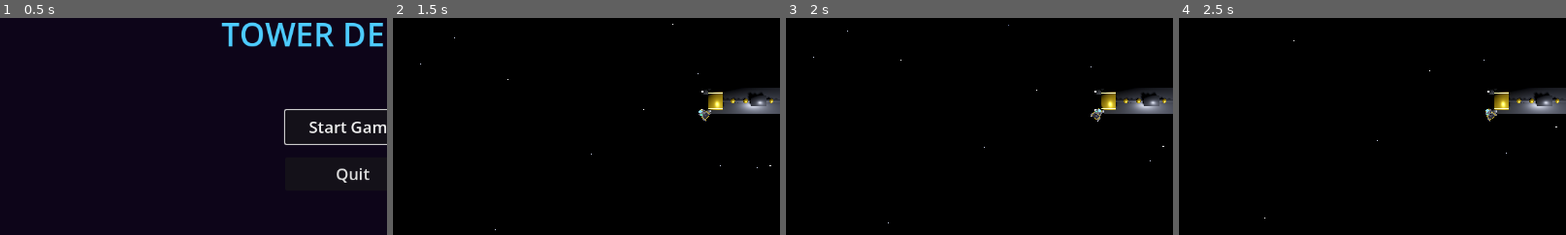
Above: before the commit, frames 1-4 (left to right).
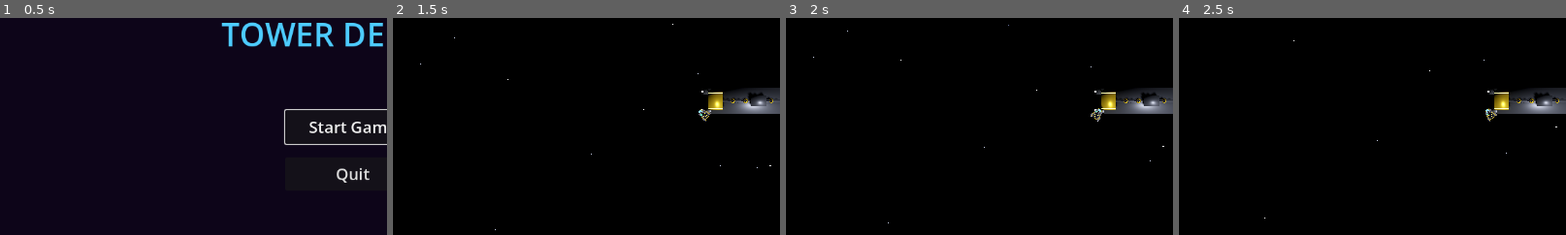
Above: after the commit, the same moments.

Repository: rgjhawkins/towerdefence
Game: Godot game, scene res://main_menu.tscn
The game is run twice, just before and just after one commit, with the same random seed, the same clock (stepped at 60 frames per second) and the same inputs.
Inputs:
- Up to frame 1 (0.5 s): no input
- Up to frame 2 (1.5 s): click "Start Game" at 0.5 s; hold D from 1.28 s (still down)
- Up to frame 3 (2 s): keep holding D
- Up to frame 4 (2.5 s): release D at 2.03 s; hold A from 2.03 s (still down)
The pictures show only the part of the screen within x 5-54%, y 31-81%; the shares and areas given below are measured in that part.

Frame 1 is identical in both runs. In frame 2, less than 0.1% of the frame differs, in the area x 79-98%, y 37-46%; in frame 3, less than 0.1%; in frame 4, less than 0.1%.

Commit message:
Improve machinegun turret appearance
- Base plate: radius 0.22-0.26 (was 0.10-0.13), height 0.08
- Accent glow ring (orange emission) on top of base
- Octagonal rotating gun housing that shows aiming direction
- Barrel jacket / outer sleeve at the breech end (radius 0.07-0.08)
- Main barrel: radius 0.044 (was 0.03), length 0.50 (was 0.25)
- Muzzle brake ring at barrel tip
- All hull parts use metallic PBR material

Co-Authored-By: Claude Sonnet 4.6 <noreply@anthropic.com>

Diff:
--- a/machinegun_turret.gd
+++ b/machinegun_turret.gd
@@ -9,7 +9,7 @@
 
 @export var target_range: float = 8.0
 const DAMAGE := 1.0
-const BARREL_LENGTH := 0.25
+const BARREL_LENGTH := 0.50
 const AIM_THRESHOLD := 5.0      # Degrees — must be this close to fire
 
 @export var rpm: float = 200.0          # Rounds per minute
@@ -160,37 +160,99 @@
 
 
 func _build_mesh() -> void:
-	# Squat base ring
-	var base_mat := StandardMaterial3D.new()
-	base_mat.albedo_color = Color(0.22, 0.22, 0.28)
-	var base_mesh := CylinderMesh.new()
-	base_mesh.top_radius = 0.10
-	base_mesh.bottom_radius = 0.13
-	base_mesh.height = 0.07
-	base_mesh.material = base_mat
-	var base_inst := MeshInstance3D.new()
-	base_inst.mesh = base_mesh
-	add_child(base_inst)
-
-	# Barrel pivot (rotates to aim)
+	var hull_mat := StandardMaterial3D.new()
+	hull_mat.albedo_color = Color(0.18, 0.18, 0.22)
+	hull_mat.metallic = 0.75
+	hull_mat.roughness = 0.40
+
+	var barrel_mat := StandardMaterial3D.new()
+	barrel_mat.albedo_color = Color(0.32, 0.32, 0.38)
+	barrel_mat.metallic = 0.90
+	barrel_mat.roughness = 0.20
+
+	var accent_mat := StandardMaterial3D.new()
+	accent_mat.albedo_color = Color(0.9, 0.5, 0.1, 1.0)
+	accent_mat.emission_enabled = true
+	accent_mat.emission = Color(1.0, 0.6, 0.1, 1.0)
+	accent_mat.emission_energy_multiplier = 2.5
+
+	# ── Static base ───────────────────────────────────────────────────────────
+
+	# Base plate — wide cone frustum
+	var base_m := CylinderMesh.new()
+	base_m.top_radius    = 0.22
+	base_m.bottom_radius = 0.26
+	base_m.height        = 0.08
+	base_m.material      = hull_mat
+	var base_i := MeshInstance3D.new()
+	base_i.mesh = base_m
+	add_child(base_i)
+
+	# Glowing accent ring on top edge of base
+	var ring_m := CylinderMesh.new()
+	ring_m.top_radius    = 0.19
+	ring_m.bottom_radius = 0.21
+	ring_m.height        = 0.03
+	ring_m.material      = accent_mat
+	var ring_i := MeshInstance3D.new()
+	ring_i.mesh       = ring_m
+	ring_i.position.y = 0.055
+	add_child(ring_i)
+
+	# ── Rotating barrel assembly ───────────────────────────────────────────────
+
 	_barrel = Node3D.new()
+	_barrel.position.y = 0.07
 	add_child(_barrel)
 
-	var barrel_mat := StandardMaterial3D.new()
-	barrel_mat.albedo_color = Color(0.18, 0.18, 0.22)
-	var barrel_mesh := CylinderMesh.new()
-	barrel_mesh.top_radius = 0.03
-	barrel_mesh.bottom_radius = 0.03
-	barrel_mesh.height = BARREL_LENGTH
-	barrel_mesh.material = barrel_mat
-	var barrel_inst := MeshInstance3D.new()
-	barrel_inst.mesh = barrel_mesh
-	# Rotate so the cylinder points along -Z (forward)
-	barrel_inst.rotation.x = PI / 2.0
-	barrel_inst.position.z = -BARREL_LENGTH / 2.0
-	_barrel.add_child(barrel_inst)
-
-	# Muzzle marker at the barrel tip
+	# Octagonal gun housing (rotates with barrel so aiming is clearly visible)
+	var housing_m := CylinderMesh.new()
+	housing_m.top_radius      = 0.14
+	housing_m.bottom_radius   = 0.16
+	housing_m.height          = 0.11
+	housing_m.radial_segments = 8
+	housing_m.material        = hull_mat
+	var housing_i := MeshInstance3D.new()
+	housing_i.mesh = housing_m
+	_barrel.add_child(housing_i)
+
+	# Barrel jacket — thick outer sleeve at the breech end
+	var jacket_m := CylinderMesh.new()
+	jacket_m.top_radius    = 0.07
+	jacket_m.bottom_radius = 0.08
+	jacket_m.height        = 0.24
+	jacket_m.material      = hull_mat
+	var jacket_i := MeshInstance3D.new()
+	jacket_i.mesh       = jacket_m
+	jacket_i.rotation.x = PI / 2.0
+	jacket_i.position.z = -0.12       # extends from z=0 to z=-0.24
+	_barrel.add_child(jacket_i)
+
+	# Main barrel — thinner, runs full length
+	var barrel_m := CylinderMesh.new()
+	barrel_m.top_radius    = 0.044
+	barrel_m.bottom_radius = 0.044
+	barrel_m.height        = BARREL_LENGTH
+	barrel_m.material      = barrel_mat
+	var barrel_i := MeshInstance3D.new()
+	barrel_i.mesh       = barrel_m
+	barrel_i.rotation.x = PI / 2.0
+	barrel_i.position.z = -BARREL_LENGTH / 2.0
+	_barrel.add_child(barrel_i)
+
+	# Muzzle brake — wider ring at the barrel tip
+	var brake_m := CylinderMesh.new()
+	brake_m.top_radius    = 0.065
+	brake_m.bottom_radius = 0.065
+	brake_m.height        = 0.05
+	brake_m.material      = barrel_mat
+	var brake_i := MeshInstance3D.new()
+	brake_i.mesh       = brake_m
+	brake_i.rotation.x = PI / 2.0
+	brake_i.position.z = -BARREL_LENGTH - 0.025
+	_barrel.add_child(brake_i)
+
+	# Muzzle marker at the very tip (bullets spawn here)
 	_muzzle = Node3D.new()
-	_muzzle.position = Vector3(0.0, 0.0, -BARREL_LENGTH)
+	_muzzle.position = Vector3(0.0, 0.0, -BARREL_LENGTH - 0.05)
 	_barrel.add_child(_muzzle)
